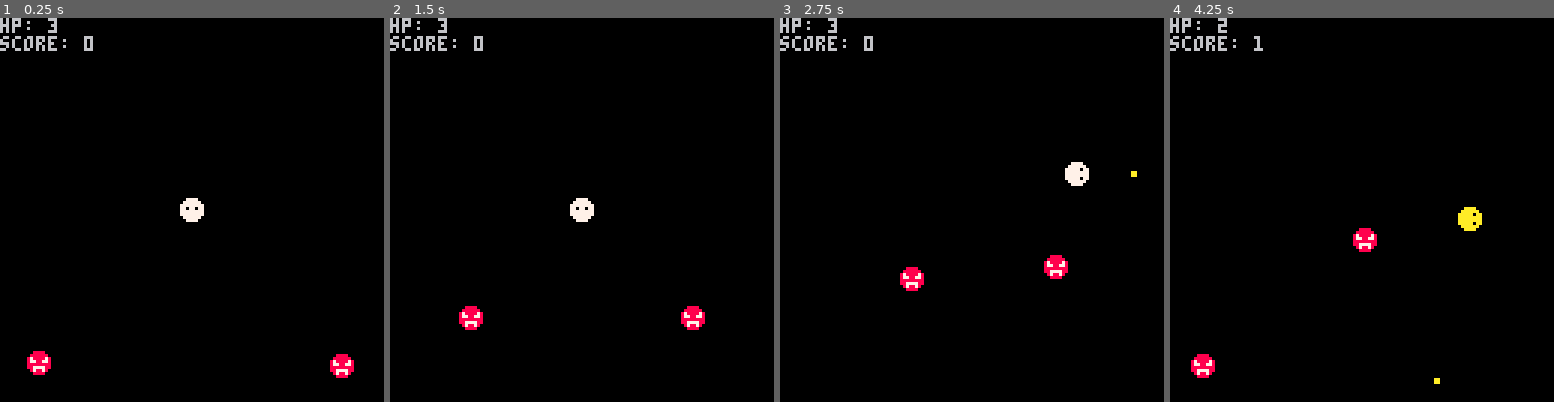
Above: before the commit, frames 1-4 (left to right).
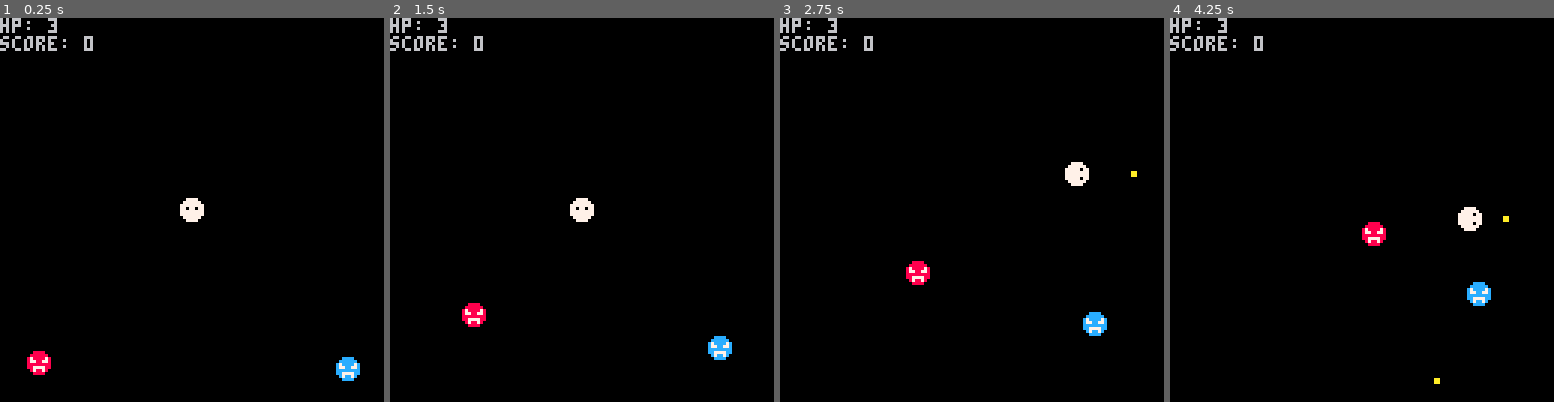
Above: after the commit, the same moments.

Repository: Bakawy/Pico_Games
Game: PICO-8 cartridge shooty_game.p8
The game is run twice, just before and just after one commit, with the same random seed, the same clock (stepped at 60 frames per second) and the same inputs.
Inputs:
- Up to frame 1 (0.25 s): no input
- Up to frame 2 (1.5 s): tap X (X key) at 0.33, 1.07 s; tap O (Z key) at 0.7 s
- Up to frame 3 (2.75 s): hold Right 1.6-2.1 s; tap O (Z key) at 1.7, 2.1, 2.5 s; tap X (X key) at 1.85 s; hold Up 2.15-2.42 s; hold Right from 2.47 s (still down)
- Up to frame 4 (4.25 s): tap O (Z key) every 0.4 s from 2.9 to 4.1 s; tap X (X key) at 2.97, 4.08 s; release Right at 3.03 s; hold Left 3.08-3.58 s; hold Down 3.63-3.97 s; hold Right from 4.02 s (still down)

The runs differ from the first frame. In frame 1, 0.4% of the frame differs, in the area x 85-94%, y 87-95%; in frame 2, 0.9%; in frame 3, 1.0%; in frame 4, 1.4%, in the area x 5-89%, y 1-94%.

Commit message:
added enemy types to shooty_game

Diff:
--- a/shooty_game.p8
+++ b/shooty_game.p8
@@ -20,6 +20,12 @@
 	iframes=0
 	killcount=0
 
+	typetable = {
+		{hp=1, speed=0.35},
+		{hp=3, speed=0.15},
+		{hp=1, speed=0.55},
+	}
+
 	bullets={}
 	enemies={}
 end
@@ -148,30 +154,76 @@
 	end
 end
 -->8
+function pickenemytype()
+	local weights = {}
+	local max_type = #typetable
+
+	for i=1,max_type do
+		local base = (max_type - i) * 10
+
+		local scaling = flr(killcount / 10) * i
+
+		weights[i] = base + scaling
+	end
+
+	local total = 0
+	for i=1,max_type do
+		total += weights[i]
+	end
+
+	local roll = rnd(total)
+	local sum = 0
+	for i=1,max_type do
+		sum += weights[i]
+		if roll < sum then return i end
+	end
+end
+
+
 function spawnenemy()
-	add(enemies, {
-		x=rnd({10,118}),
-		y=rnd({10,118}),
-		hp=1,
-	})
+	local type = pickenemytype()
+	local data = typetable[type]
+
+	local enemy = {
+		x = rnd({10, 118}),
+		y = rnd({10, 118}),
+		type = type
+	}
+
+	-- merge in the type-specific data
+	for k,v in pairs(data) do
+		enemy[k] = v
+	end
+
+	add(enemies, enemy)
 end
 
 function moveenemies()
-	local speed = 1/3
 	for e in all(enemies) do
 		local variance = 1/3
 		local dir=atan2(x-e.x,y-e.y) + rnd(variance)-variance/2
-		e.x += speed * cos(dir)
-		e.y += speed * sin(dir)
+		e.x += e.speed * cos(dir)
+		e.y += e.speed * sin(dir)
 	end
 end
 -->8
 function collide(a, b)
-	return a.x < b.x + b.w and
-	       a.x + a.w > b.x and
-	       a.y < b.y + b.h and
-	       a.y + a.h > b.y
-end
+	local a_left   = a.x - a.w / 2
+	local a_right  = a.x + a.w / 2
+	local a_top    = a.y - a.h / 2
+	local a_bottom = a.y + a.h / 2
+
+	local b_left   = b.x - b.w / 2
+	local b_right  = b.x + b.w / 2
+	local b_top    = b.y - b.h / 2
+	local b_bottom = b.y + b.h / 2
+
+	return a_right > b_left and
+	       a_left < b_right and
+	       a_bottom > b_top and
+	       a_top < b_bottom
+end
+
 
 function checkcollisions()
 	--bullet to enemy
@@ -180,6 +232,7 @@
 			if collide({x=b.x,y=b.y,w=2,h=2}, {x=e.x,y=e.y,w=8,h=8}) then
 				del(bullets, b)
 				e.hp -= 1
+				sfx(3)
 				if e.hp <= 0 then
 					killcount += 1
 					sfx(2)
@@ -231,8 +284,15 @@
 end
 
 function drawenemies()
+	local colortable = {
+		{},
+		{[8]=12},
+		{[8]=10},
+	}
 	for e in all(enemies) do
+		pal(colortable[e.type])
 		spr(6, e.x-4, e.y-4)
+		pal()
 	end
 end
 
Not shown, changed: the sound effects (__sfx__) section of shooty_game.p8
Not shown, changed: pages/shooty_game.html
Not shown, changed: pages/shooty_game.js
